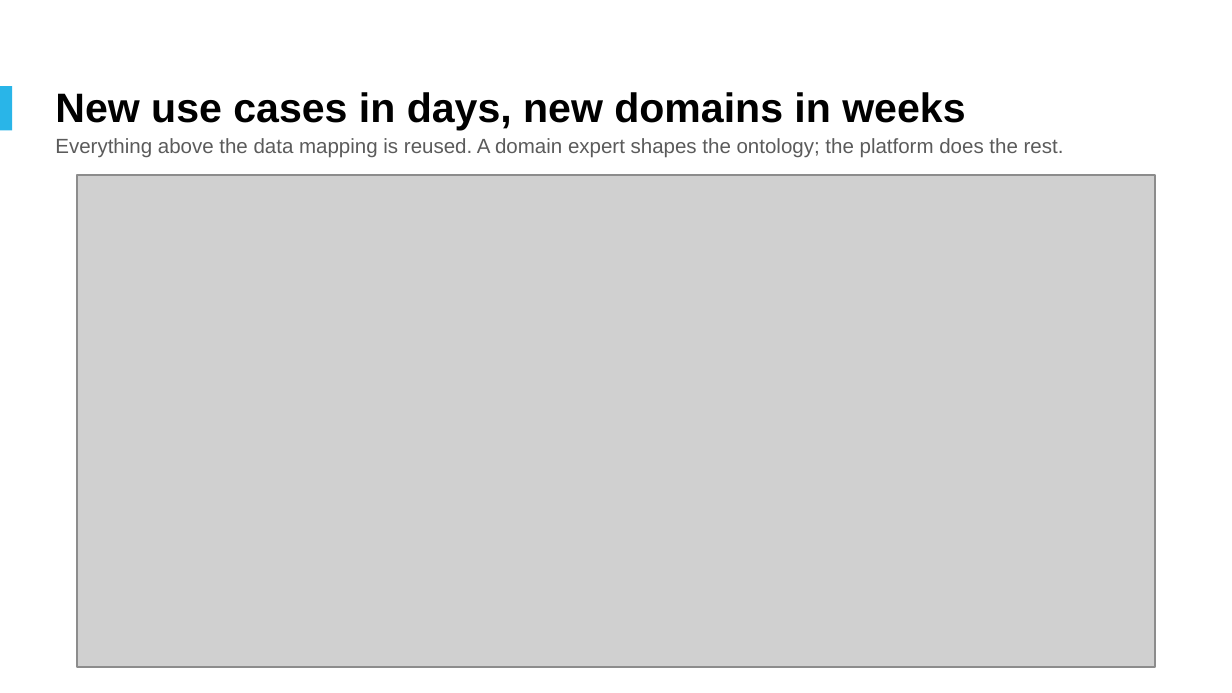
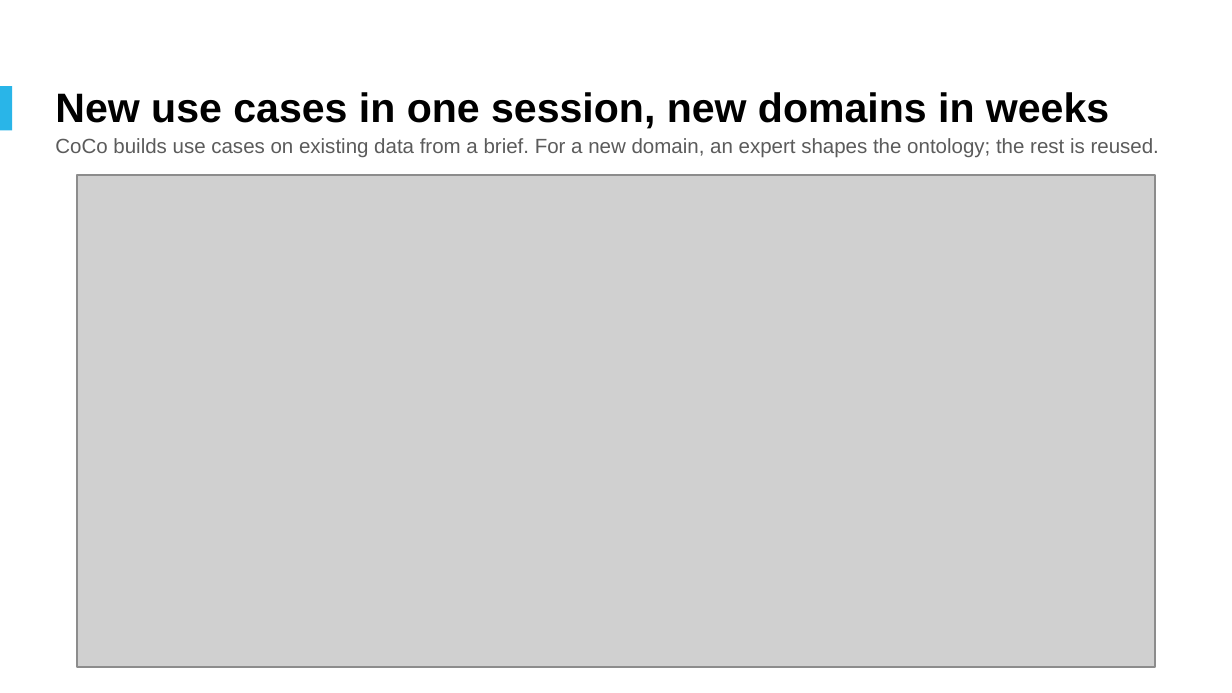
Before and after one commit to sairajsawant/snowflake-c360, a slide deck: slide 18 of deck/Customer360_Decisioning_Platform_Snowflake.pptx (slide 16 before the commit). Drawn at 1232x693 pixels with LibreOffice and Linux fonts; fonts in the diff are those of the drawing; grey boxes stand for pictures; background and template pictures are left out. Boxes give left, top, right and bottom in pixels: in the first picture for what was removed or moved away, otherwise in the second. Text is boxed around its words. In the diff, an @@ line names an element or a change of style, - is before the commit and + after.

```diff
--- a/deck/Customer360_Decisioning_Platform_Snowflake.pptx
+++ b/deck/Customer360_Decisioning_Platform_Snowflake.pptx
@@ text at (55,92,1109,129): text changed @@
-New use cases in days, new domains in weeks
+New use cases in one session, new domains in weeks
@@ text at (55,138,1159,158): text changed @@
-Everything above the data mapping is reused. A domain expert shapes the ontology; the platform does the rest.
+CoCo builds use cases on existing data from a brief. For a new domain, an expert shapes the ontology; the rest is reused.
```
Also in this commit, not shown: 6 other slides changed, 2 slides added, 37 other files.
